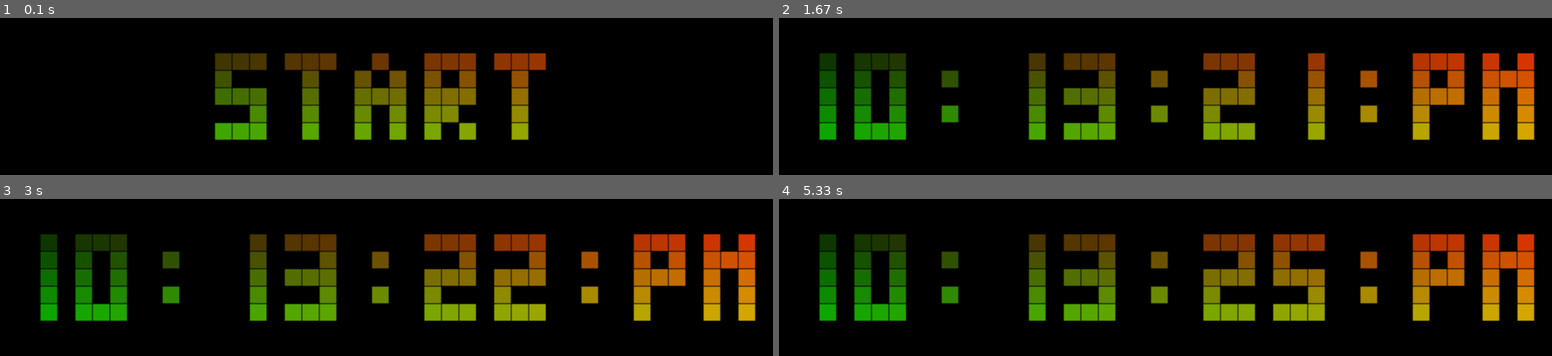
Above: before the commit, frames 1-4 (two rows, left to right).
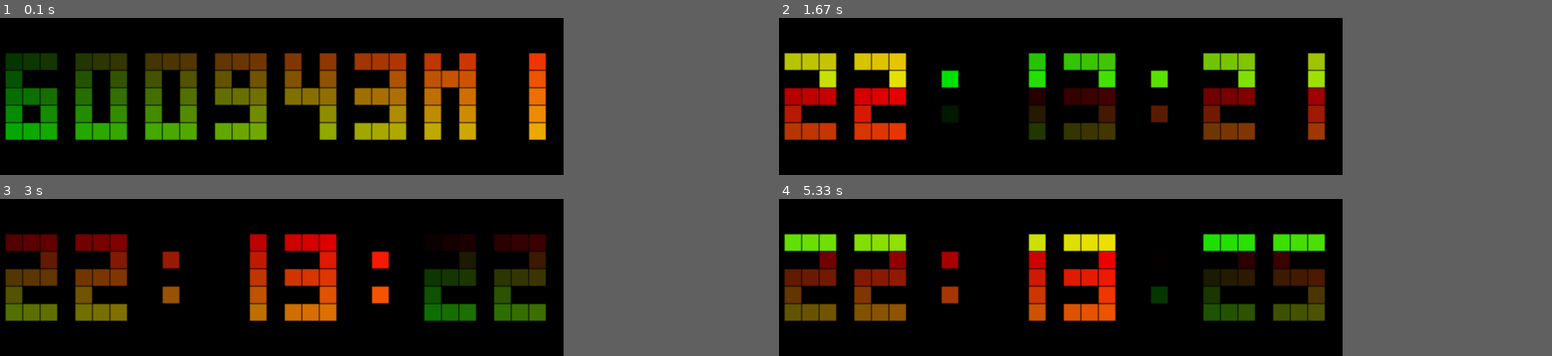
Above: after the commit, the same moments.

Repository: KlimentFis/Pygame_clock
Game: pygame game, started from clock.py
The game is run twice, just before and just after one commit, with the same random seed, the same clock (stepped at 60 frames per second) and the same inputs.
Inputs:
- Up to frame 1 (0.1 s): no input
- Up to frame 2 (1.67 s): no input
- Up to frame 3 (3 s): no input
- Up to frame 4 (5.33 s): no input
In our replay, the window is 900x180 before the commit and 660x180 after it. These sizes can differ from the game's own. Grey fills any space a smaller window leaves; there, only what the larger window draws over its background counts as a difference.

The runs differ from the first frame. In frame 1, 24% of the frame differs, in the area x 0-71%, y 22-78%; in frame 2, 21%; in frame 3, 23%; in frame 4, 23%.

Commit message:
Добалено смещение градиента, при выводе

Diff:
--- a/clock.py
+++ b/clock.py
@@ -2,9 +2,10 @@
 import pygame
 from datetime import datetime
 
-USA_TIME_FORMAT = 1 # 12h format with AM/PM (1 or 0)
+USA_TIME_FORMAT = 0 # 12h format with AM/PM (1 or 0)
 SECOND = 1 # SECOND on the clock (1 or 0)
 SIZE = 45
+BG_COLOR = ()
 
 class Clock_face():
 	def __init__(self, app):
@@ -36,8 +37,9 @@
 
 		self.chars = [Time_char(app, i, self.all_char[char]) for i, char in enumerate(self.time)]
 
-	def draw(self):
-		[char.draw(app) for char in self.chars]
+	def draw(self, add):
+
+		[char.draw(app, add) for char in self.chars]
 
 	def update(self):
 		if SECOND == 0:
@@ -60,9 +62,17 @@
 		self.color = (chanel(), chanel(), chanel())
 		self.char = char
 
-	def draw(self, app):
+	def draw(self, app, add):
 		# Rainbow 1
-		[pygame.draw.rect(app.display, (255 // app.row * (self.x + x1), 255 // app.col * (self.y + y1), 255 / …(194 unchanged characters)…
+		# [pygame.draw.rect(app.display, (255 // app.row * (self.x + x1 + add), 255 // app.col * (self.y + y1), 255 / …(194 unchanged characters)…
+		[pygame.draw.rect(app.display, (
+			(255 * ((self.x + x1 + add) % app.row) // app.row) % 255,
+			(255 * ((self.y + y1 + add) % app.col) // app.col) % 255,
+			255 * ((self.x + x1) * (self.y + y1) // (app.width * app.height))
+			),
+			((self.x + x1) * app.cell_size + 1,
+			(self.y + y1) * app.cell_size + 1, app.cell_size - 2, app.cell_size - 2)) for x1, y1 in self.char]
+		# print(add)
 		# Rainbow 2
 		# [pygame.draw.rect(app.display, (255 // app.row * self.x, 255 // app.col * (self.y + 6), 255 // app.width // app.height * (self.x + x1) * (self.y + y1)), ((self.x + x1) * app.cell_size + 1, (self.y + y1) * app.cell_size + 1, app.cell_size - 2, app.cell_size - 2)) for x1, y1 in self.char]
 		# Random color
@@ -83,15 +93,23 @@
 		self.height = self.cell_size * self.col
 		self.display = pygame.display.set_mode((self.width, self.height))
 		self.clock = pygame.time.Clock()
+		self.add = 0
+		self.k = 1
 
 	def run(self):
 		My_clock = Clock_face(self)
 		while True:
+			if self.add == 256:
+				k = -1
+			elif self.add == 0:
+				k = 1
 			self.clock.tick(15)
 			self.display.fill(pygame.Color("black"))
-			My_clock.draw()
+			My_clock.draw(self.add)
 			pygame.display.update()
 			My_clock.update()
+			self.add = self.add + k
+			print(self.add)
 			[exit() for i in pygame.event.get() if i.type == pygame.QUIT]
 
 if __name__ == '__main__':
